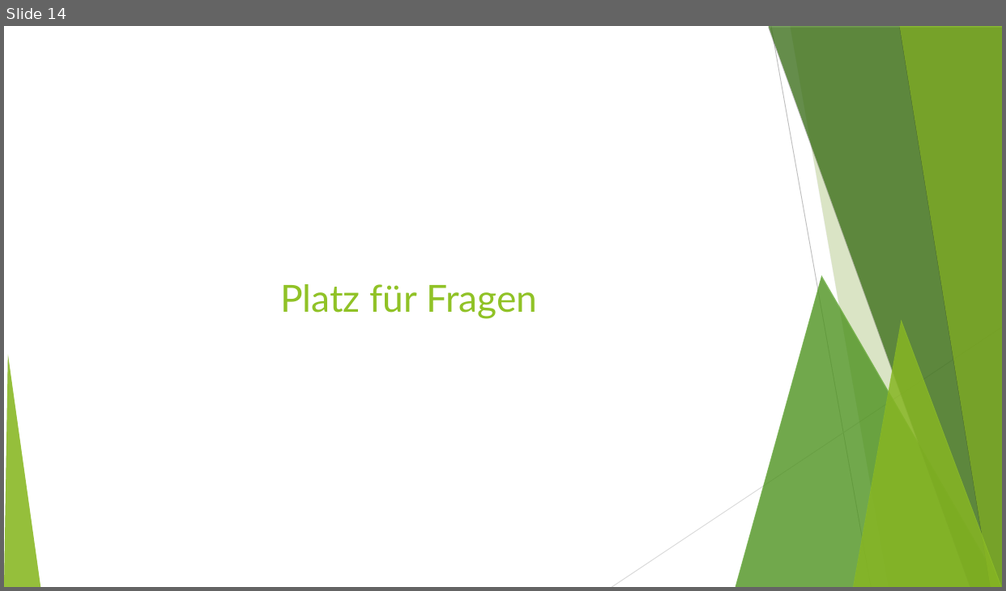
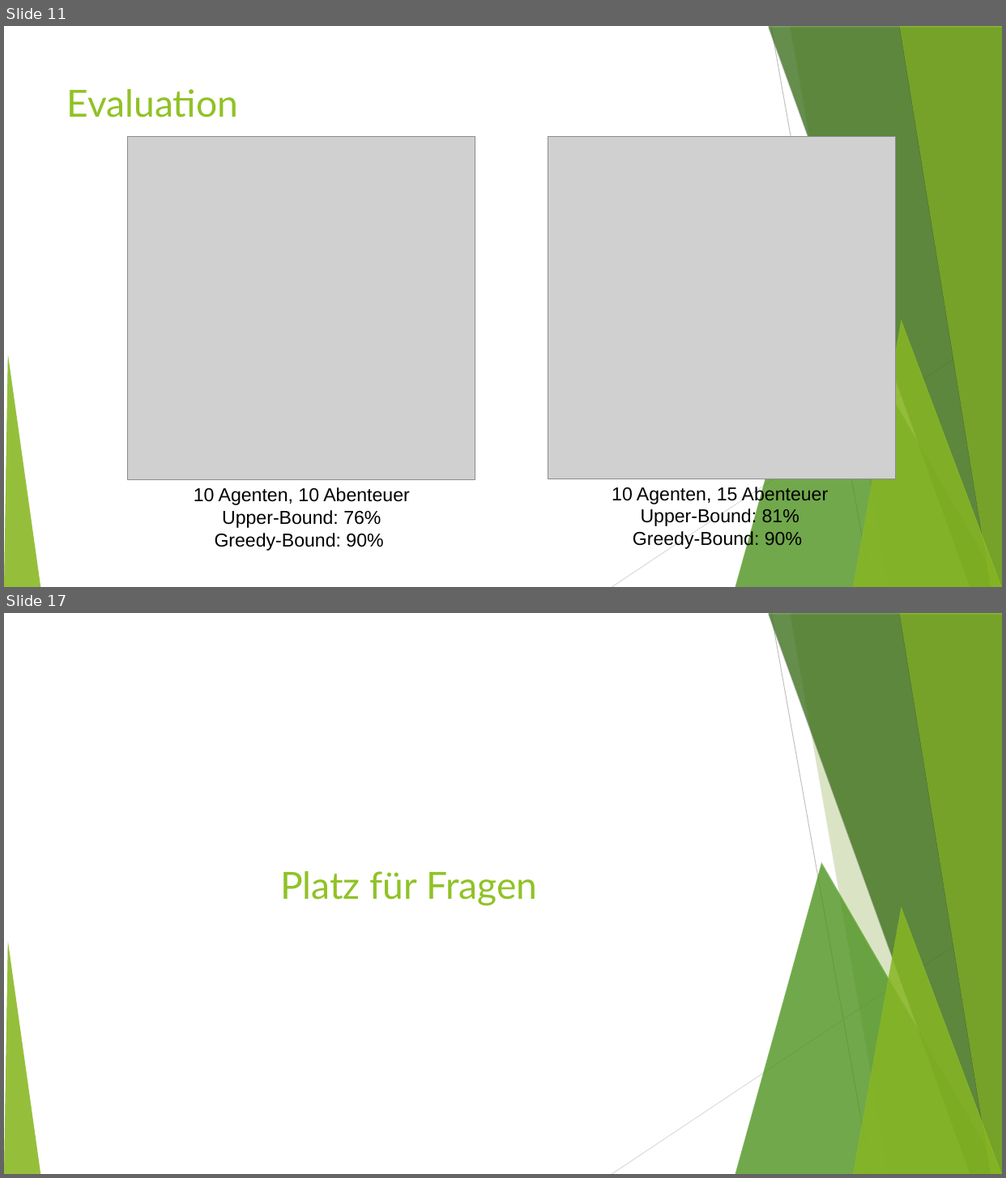
Before and after one commit to MFizz/AiF, a slide deck: Abschluss/alt.odp. Shown one above the other, each under a label of ours: slide 14 before the commit, slides 11 and 17 after it; the slides between them are not shown. The pictures are 1006x591 and 1006x1178 pixels, drawn with LibreOffice and Linux fonts; fonts in the diff are those of the drawing; grey boxes stand for pictures. Boxes give left, top, right and bottom in pixels: in the first picture for what was removed or moved away, otherwise in the second. Text is boxed around its words. In the diff, an @@ line names an element or a change of style, - is before the commit and + after.

```diff
--- a/Abschluss/alt.odp
+++ b/Abschluss/alt.odp
@@ slide 11 added at (4,26,1002,587), background #FFFFFF; not listed: 10 template elements that a slide beside it also shows @@
@@ title added at (67,89,239,118), 36 pt, text #90C226 @@
+Evaluation
@@ picture added at (128,137,475,480) @@
@@ picture added at (548,137,896,480) @@
@@ text added at (612,485,829,550), 18 pt, text #000000 @@
+10 Agenten, 15 Abenteuer
+Upper-Bound: 81%
+Greedy-Bound: 90%
@@ text added at (194,488,410,551), 18 pt, text #000000 @@
+10 Agenten, 10 Abenteuer
+Upper-Bound: 76%
+Greedy-Bound: 90%
@@ what was slide 14 is now slide 17 @@
```
Also in this commit, not shown: 10 slides changed, 5 other slides added, 3 slides removed.
